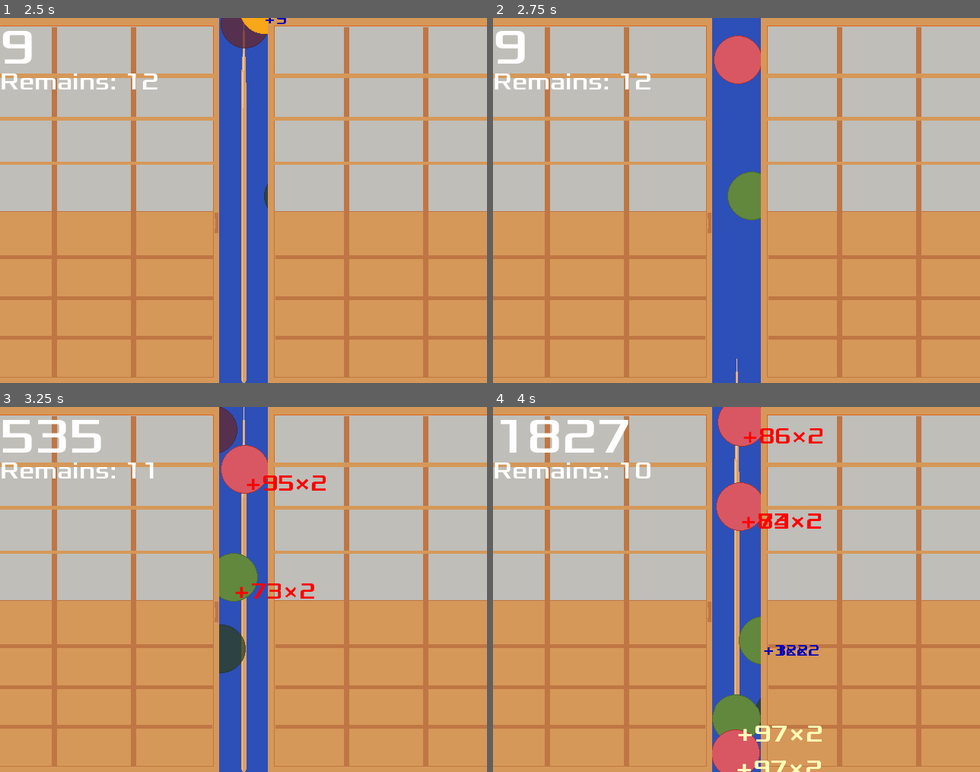
Above: before the commit, frames 1-4 (two rows, left to right).
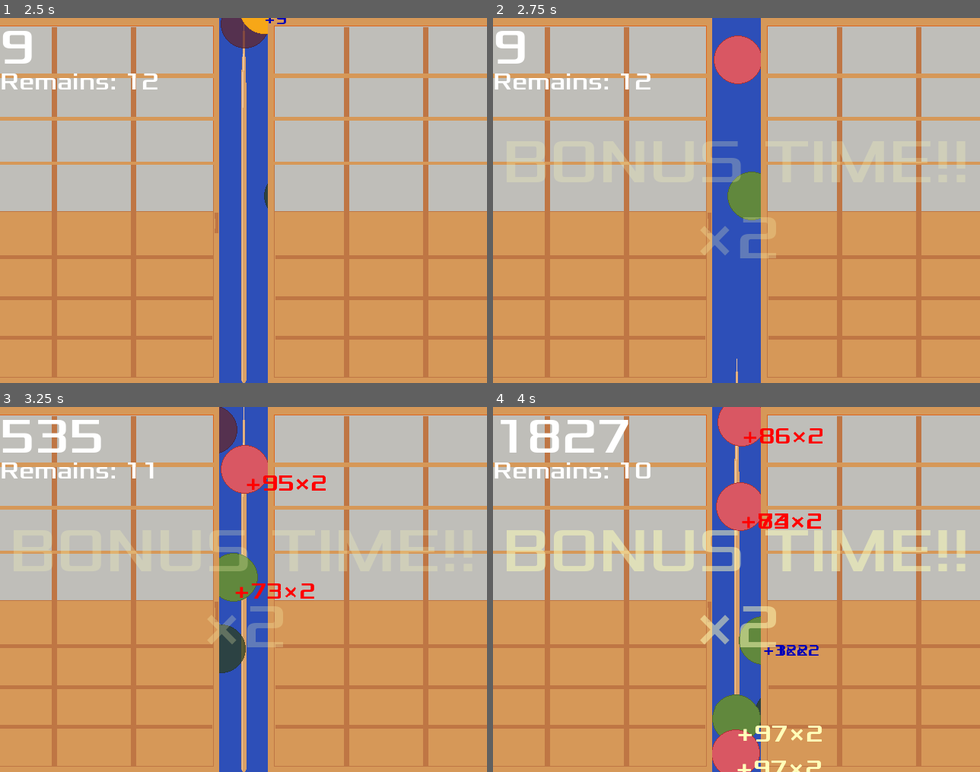
Above: after the commit, the same moments.

Repository: zundouz/ldjam54_odango
Game: Godot game, scene res://main.tscn
The game is run twice, just before and just after one commit, with the same random seed, the same clock (stepped at 60 frames per second) and the same inputs.
Inputs (mouse positions are in pixels of both pictures, inside the frame that each line leads up to):
- Up to frame 1 (2.5 s): tap Space (space) at 0.5, 2 s; move the mouse to (350, 182) at 0.52 s; hold Up (move_up) 0.53-1.28 s; tap Enter (enter) at 0.6, 1.35, 2.3 s; move the mouse to (146, 218) at 1.27 s; move the mouse to (292, 120) at 2.02 s; hold Up (move_up) from 2.03 s (still down); click (292, 120) at 2.1 s
- Up to frame 2 (2.75 s): keep holding Up (move_up)
- Up to frame 3 (3.25 s): keep holding Up (move_up); move the mouse to (219, 662) at 2.77 s; tap Space (space) at 2.85 s; tap Enter (enter) at 3.05 s
- Up to frame 4 (4 s): move the mouse to (882, 644) at 3.52 s; release Up (move_up) at 3.53 s; tap W (w_key) at 3.6 s; tap Enter (enter) at 3.8 s

Frame 1 is identical in both runs. In frame 2, 1.4% of the frame differs, in the area x 2-97%, y 33-66%; in frame 3, 1.4%; in frame 4, 5.0%, in the area x 2-98%, y 33-66%.

Commit message:
feat: ボーナスタイムを示す見出し

Diff:
--- /dev/null
+++ b/BonusTimeLabel.gd
@@ -0,0 +1,26 @@
+extends Label
+
+
+# Called when the node enters the scene tree for the first time.
+func _ready() -> void:
+	z_index = 101
+
+	# tweenの作成
+	var tween = get_tree().create_tween()
+
+	# 1秒かけて透明にする
+	tween.tween_property(self, "modulate", Color(1,1,1,0),0.1).set_trans(Tween.TRANS_CUBIC)
+
+	# 1秒かけて不透明にする
+	tween.tween_property(self, "modulate", Color(1,1,1,0.5), 0.1).set_trans(Tween.TRANS_CUBIC)
+
+	# アニメーションを繰り返す設定
+	tween.set_loops()
+
+# Called every frame. 'delta' is the elapsed time since the previous frame.
+func _process(delta: float) -> void:
+	if not MyGlobal.is_now_bonus_time:
+		hide()
+	else:
+		print("BonusTime呼ばれてる")
+		show()
--- /dev/null
+++ b/BonusTimeLabel.tscn
@@ -0,0 +1,23 @@
+[gd_scene load_steps=5 format=3 uid="uid://dfd8tmd2ti527"]
+
+[ext_resource type="FontFile" uid="uid://b3xpof4xnv77c" path="res://fonts/Xolonium-Regular.ttf" id="1_n0ai5"]
+[ext_resource type="Script" path="res://BonusTimeLabel.gd" id="2_e1fq4"]
+
+[sub_resource type="Shader" id="Shader_nqmkt"]
+
+[sub_resource type="ShaderMaterial" id="ShaderMaterial_gitf7"]
+render_priority = 0
+shader = SubResource("Shader_nqmkt")
+
+[node name="BonusTimeMessage" type="Label"]
+material = SubResource("ShaderMaterial_gitf7")
+offset_right = 640.0
+offset_bottom = 480.0
+theme_override_colors/font_color = Color(1, 1, 0.72549, 1)
+theme_override_fonts/font = ExtResource("1_n0ai5")
+theme_override_font_sizes/font_size = 80
+text = "BONUS TIME !!
+×2"
+horizontal_alignment = 1
+vertical_alignment = 1
+script = ExtResource("2_e1fq4")
--- a/main.gd
+++ b/main.gd
@@ -31,6 +31,7 @@
 
 func game_over():
 	# $ScoreTimer.stop()
+	MyGlobal.is_now_bonus_time = false
 	$HUD.show_game_over()
 	$MobTimer.stop()
 	$StartTimer.stop()
--- a/main.tscn
+++ b/main.tscn
@@ -6,6 +6,7 @@
 [ext_resource type="PackedScene" uid="uid://b26rotiw7bfj5" path="res://hud.tscn" id="4_h58th"]
 [ext_resource type="PackedScene" uid="uid://dcxbsar8j6may" path="res://bg_shouji.tscn" id="5_r6nah"]
 [ext_resource type="PackedScene" uid="uid://dejfnf75aimhk" path="res://audio_manager.tscn" id="6_6gx38"]
+[ext_resource type="PackedScene" uid="uid://dfd8tmd2ti527" path="res://BonusTimeLabel.tscn" id="7_xaw4e"]
 
 [sub_resource type="Curve2D" id="Curve2D_ux7l3"]
 _data = {
@@ -60,5 +61,11 @@
 
 [node name="AudioManager" parent="." instance=ExtResource("6_6gx38")]
 
+[node name="BonusMessage" type="Node" parent="."]
+
+[node name="BonusTimeMessage" parent="BonusMessage" instance=ExtResource("7_xaw4e")]
+text = "BONUS TIME!!
+×2"
+
 [connection signal="timeout" from="MobTimer" to="." method="_on_mob_timer_timeout"]
 [connection signal="timeout" from="StartTimer" to="." method="_on_start_timer_timeout"]
Not shown: 1 places in main.tscn that only renumber resources
